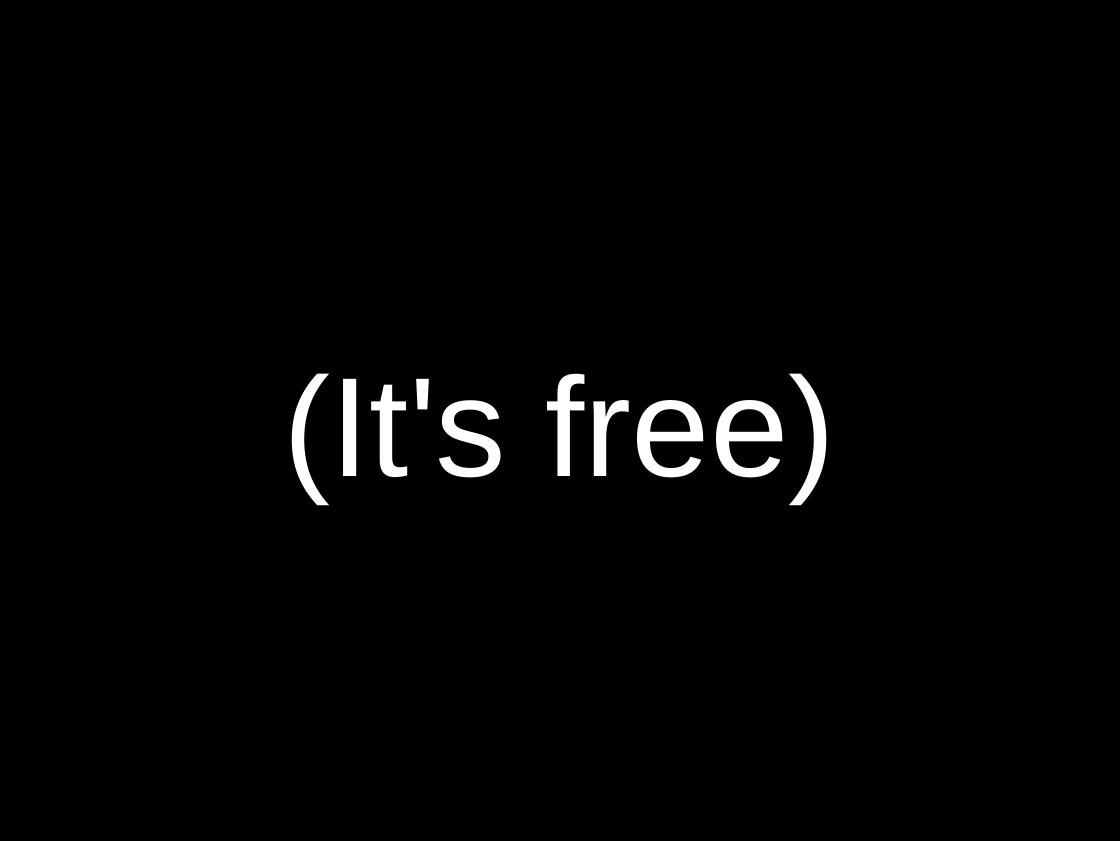
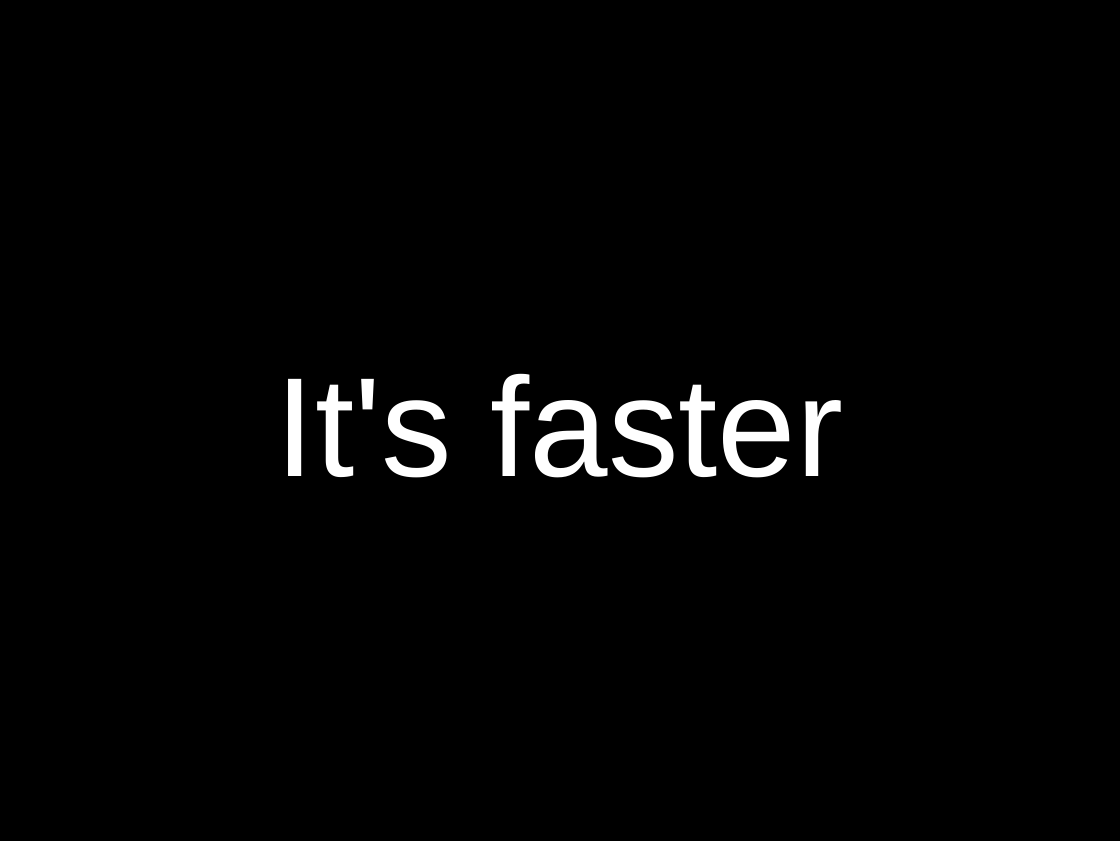
Before and after one commit to obra/talks, a slide deck: slide 165 of 2010/k9.odp (slide 121 before the commit). Drawn at 1120x841 pixels with LibreOffice and Linux fonts; fonts in the diff are those of the drawing. Boxes give left, top, right and bottom in pixels: in the first picture for what was removed or moved away, otherwise in the second. Text is boxed around its words. In the diff, an @@ line names an element or a change of style, - is before the commit and + after.

```diff
--- a/2010/k9.odp
+++ b/2010/k9.odp
@@ title at bbox=[276, 373, 844, 478]: text changed @@
-(It's free)
+It's faster
```
Also in this commit, not shown: 11 other slides changed, 88 slides added, 2 slides removed, 1 other file.
